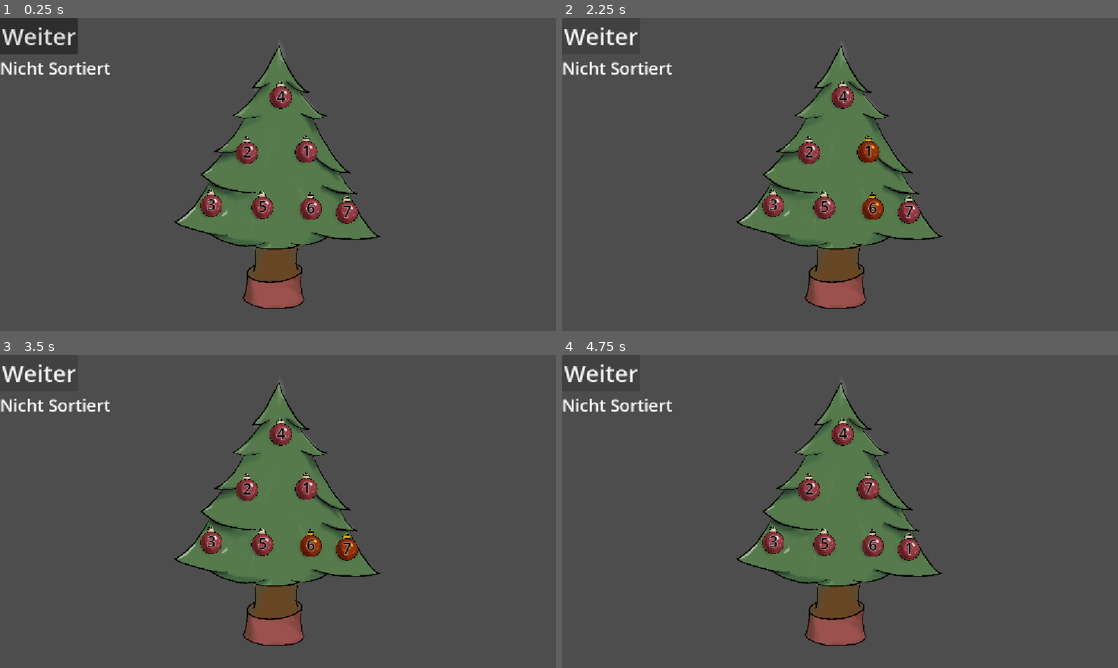
Above: before the commit, frames 1-4 (two rows, left to right).
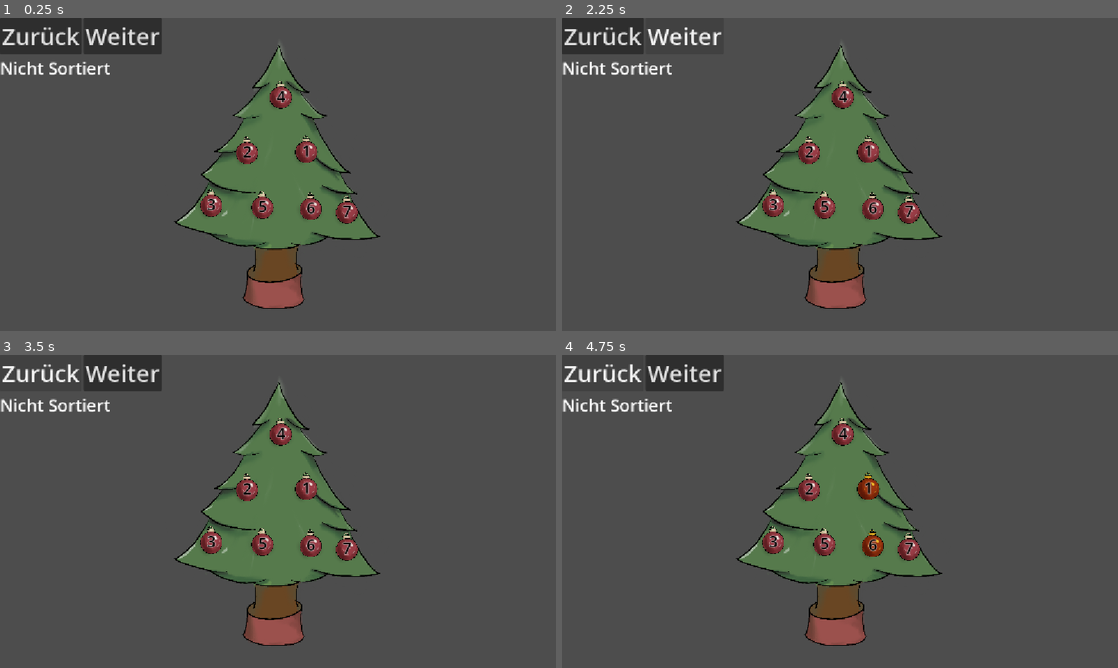
Above: after the commit, the same moments.

Repository: pon12/Heapsort-game
Game: Godot game, scene res://Szenen/main.tscn
Same seed, same stepped clock (60 frames per second), same inputs: the game is played once before the commit and once after it.
Inputs (mouse positions are in pixels of both pictures, inside the frame that each line leads up to):
- Up to frame 1 (0.25 s): no input
- Up to frame 2 (2.25 s): click "Weiter" at 0.5 s; click (600, 36) at 1.25 s, where only the run after the commit has a clickable "Zurück"; click "Weiter" at 2 s
- Up to frame 3 (3.5 s): click (38, 373) at 2.75 s, where only the run after the commit has a clickable "Zurück"
- Up to frame 4 (4.75 s): click "Weiter" at 3.5 s; click (600, 373) at 4.25 s, where only the run after the commit has a clickable "Zurück"

The runs differ from the first frame. In frame 1, 2.0% of the frame differs, in the area x 0-29%, y 0-12%; in frame 2, 1.2%; in frame 3, 2.3%; in frame 4, 2.4%, in the area x 0-64%, y 0-65%.

Commit message:
Stack für Aktionen gebaut
TODO: Stack auch für Manuelle aktionen machen erfordert aber einen allgemeinen rewrite von dem Baum

Diff:
--- /dev/null
+++ b/Heapsort/Objekte/Action.gd
@@ -0,0 +1,13 @@
+class_name Action
+extends Object
+##Eine Aktion Struktur für den [ActionStack]
+
+var first_node: Node2D ##Das erste tree_node element einer [Action]
+var second_node: Node2D ##Das zweite tree_node elemnt einer [Action]
+
+func set_action(first:Node2D, second: Node2D) -> void:
+	first_node = first
+	second_node = second
+
+func debug_print_action() -> void:
+	print("1: ", first_node, " 2: ", second_node)
--- /dev/null
+++ b/Heapsort/Objekte/ActionStack.gd
@@ -0,0 +1,22 @@
+class_name ActionStack
+extends Object
+##Der Stack für Undo funktionalität.
+##[method ActionStack.push_action] um eine getätigte Aktion hinzuzufügen,
+##und [method ActionStack.pop_action] um eine Aktion rückgängig zu machen.
+##Mithilfe von [Action] strukturen.
+static var action_list: Array[Action] = [] ##[Action] Array um Aktionen festzuhalten.
+
+
+##Aktion zum Stack hinzufügen.
+static func push_action(action: Action) -> void:
+	action_list.push_back(action)
+	print("PUSH")
+
+##Aktion rückgängig machen.
+static func pop_action() -> void:
+	print("POP")
+	action_list.pop_back()
+
+static func debug_print_action_list() -> void:
+	for i in action_list:
+		print("1: ", i.first_node , " 2:",  i.second_node)
--- a/Heapsort/Scripte/baum.gd
+++ b/Heapsort/Scripte/baum.gd
@@ -83,23 +83,23 @@
 	steps = HeapSort.create_steps(werte)
 	step_index = 0
 
-	print("")
-	print("========== HEAP SORT ==========")
-	print("Aktuelle Startreihenfolge: ", werte)
-	print("Schritte vorbereitet: ", steps.size())
-	print("N = naechster Simulationsschritt")
-	print("P = manuelle Sortierung pruefen")
-	print("================================")
+	#print("")
+	#print("========== HEAP SORT ==========")
+	#print("Aktuelle Startreihenfolge: ", werte)
+	#print("Schritte vorbereitet: ", steps.size())
+	#print("N = naechster Simulationsschritt")
+	#print("P = manuelle Sortierung pruefen")
+	#print("================================")
 
 
 func on_manual_move() -> void:
 	_prepare_algorithm()
-	print("Manuelle Aenderung erkannt. Simulation zurueckgesetzt.")
+	#print("Manuelle Aenderung erkannt. Simulation zurueckgesetzt.")
 
 
 func next_step() -> void:
 	if step_index >= steps.size():
-		print("Simulation abgeschlossen. Druecke P fuer die Sortierpruefung.")
+		#print("Simulation abgeschlossen. Druecke P fuer die Sortierpruefung.")
 		return
 
 	_clear_highlights()
@@ -108,11 +108,12 @@
 	var typ: String = str(step.get("type", ""))
 	var meldung: String = str(step.get("message", ""))
 
-	print("Schritt %d/%d: %s" % [step_index + 1, steps.size(), meldung])
+	#print("Schritt %d/%d: %s" % [step_index + 1, steps.size(), meldung])
 
 	match typ:
 		"info":
-			print("--- Phasenwechsel ---")
+			#print("--- Phasenwechsel ---")
+			pass
 
 		"compare":
 			var a: int = int(step["a"])
@@ -138,7 +139,7 @@
 				kugeln[b].set_highlight(true)
 
 		"done":
-			print("--- Simulation beendet ---")
+			#print("--- Simulation beendet ---")
 			pruefe_sortierung()
 
 	step_index += 1
@@ -162,11 +163,11 @@
 			korrekt = false
 			break
 
-	print("Pruefung der aktuellen Reihenfolge: ", werte)
+	#print("Pruefung der aktuellen Reihenfolge: ", werte)
 
 	if korrekt:
-		print("RICHTIG! Die Zahlen sind aufsteigend sortiert.")
+		#print("RICHTIG! Die Zahlen sind aufsteigend sortiert.")
 		return true
 	else:
-		print("NOCH NICHT RICHTIG. Die Zahlen sind nicht aufsteigend sortiert.")
+		#print("NOCH NICHT RICHTIG. Die Zahlen sind nicht aufsteigend sortiert.")
 		return false
--- a/Heapsort/Scripte/tree_node.gd
+++ b/Heapsort/Scripte/tree_node.gd
@@ -33,6 +33,23 @@
 
 
 func swap(node: Node2D) -> void:
+	if node == self:
+		return
+
+	var my_position: Vector2 = global_position
+	global_position = node.global_position
+	node.global_position = my_position
+
+	rest_position = global_position
+	node.rest_position = node.global_position
+	var new_action: Action = Action.new()
+	new_action.set_action(self, node)
+	new_action.debug_print_action()
+	ActionStack.push_action(new_action)
+	ActionStack.debug_print_action_list()
+
+
+func swap_back(node: Node2D) -> void:
 	if node == self:
 		return
 
@@ -140,8 +157,9 @@
 		return
 
 	# Kugel auf den Marker setzen
-	global_position = nearest_slot.global_position
-	rest_position = global_position
+	#global_position = nearest_slot.global_position
+	#rest_position = global_position
+	swap(nearest_slot.get_parent())
 
 	_notify_tree()
 
--- a/Heapsort/Scripte/ui.gd
+++ b/Heapsort/Scripte/ui.gd
@@ -7,13 +7,13 @@
 	if tree == null:
 		print("UI has no Tree assigned")
 
-
-func _process(delta: float) -> void:
-	pass
-
 func _on_button_pressed() -> void:
 	if tree.pruefe_sortierung() == true:
 		sorted_label.text = "Sortiert"
 	else:
 		sorted_label.text = "Nicht Sortiert"
-	tree.next_step()
+		tree.next_step()
+
+
+func Back_button_on_pressed() -> void:
+	ActionStack.pop_action()
--- a/Heapsort/Szenen/ui.tscn
+++ b/Heapsort/Szenen/ui.tscn
@@ -1,6 +1,9 @@
 [gd_scene format=3 uid="uid://pgn1h54fol1a"]
 
 [ext_resource type="Script" uid="uid://dopl8iiscb0fe" path="res://Scripte/ui.gd" id="1_4j48y"]
+
+[sub_resource type="Theme" id="Theme_yux83"]
+default_font_size = 48
 
 [sub_resource type="Theme" id="Theme_4j48y"]
 default_font_size = 48
@@ -25,7 +28,12 @@
 [node name="HBoxContainer" type="HBoxContainer" parent="VBoxContainer" unique_id=814151309]
 layout_mode = 2
 
-[node name="Button" type="Button" parent="VBoxContainer/HBoxContainer" unique_id=2023089552]
+[node name="Back" type="Button" parent="VBoxContainer/HBoxContainer" unique_id=252816836]
+layout_mode = 2
+theme = SubResource("Theme_yux83")
+text = "Zurück"
+
+[node name="Forward" type="Button" parent="VBoxContainer/HBoxContainer" unique_id=2023089552]
 layout_mode = 2
 theme = SubResource("Theme_4j48y")
 text = "Weiter"
@@ -35,4 +43,5 @@
 theme = SubResource("Theme_qxx62")
 text = "Nicht Sortiert"
 
-[connection signal="pressed" from="VBoxContainer/HBoxContainer/Button" to="." method="_on_button_pressed"]
+[connection signal="pressed" from="VBoxContainer/HBoxContainer/Back" to="." method="Back_button_on_pressed"]
+[connection signal="pressed" from="VBoxContainer/HBoxContainer/Forward" to="." method="_on_button_pressed"]
Not shown, added: Heapsort/Objekte/Action.gd.uid
Not shown, added: Heapsort/Objekte/ActionStack.gd.uid
